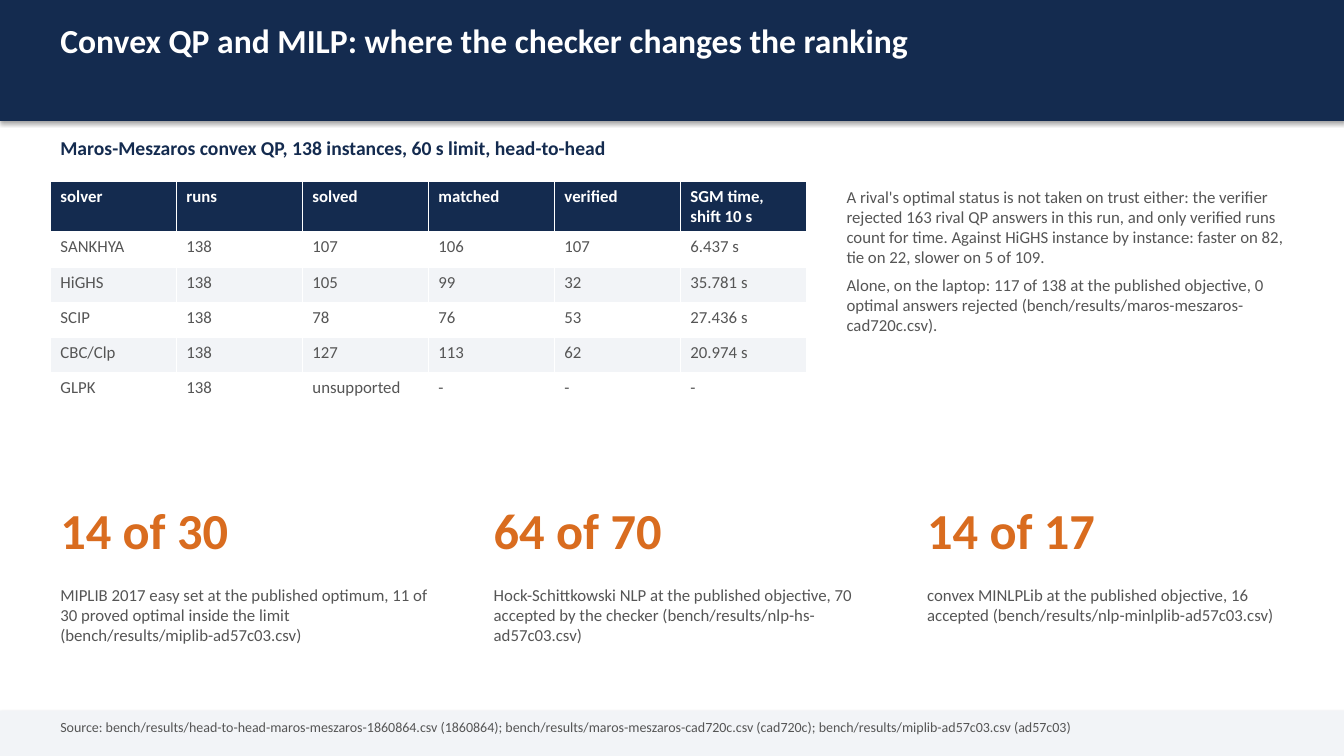
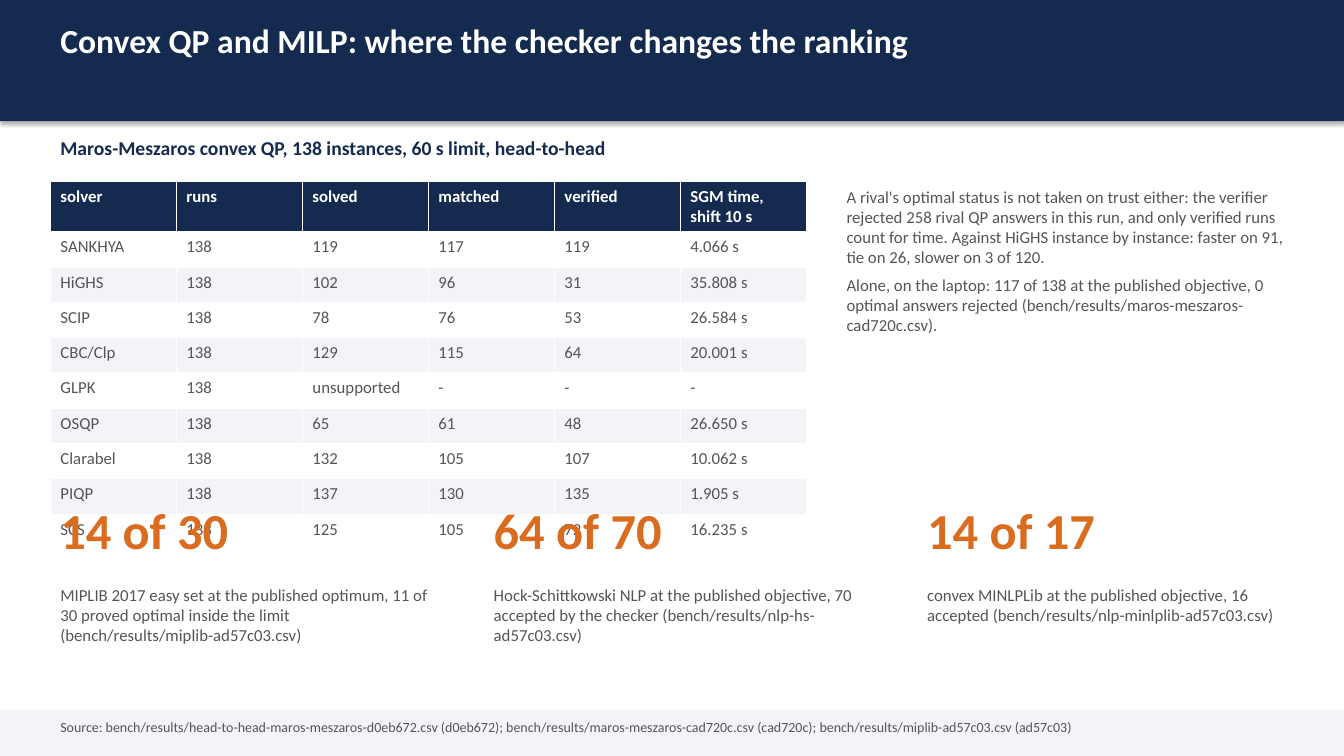
Before and after one commit to Bhumika-1432006/SANKHYA, a slide deck: slide 6 of docs/SANKHYA-deck.pptx. Drawn at 1344x756 pixels with LibreOffice and Linux fonts; fonts in the diff are those of the drawing. Boxes give left, top, right and bottom in pixels: in the first picture for what was removed or moved away, otherwise in the second. Text is boxed around its words. In the diff, an @@ line names an element or a change of style, - is before the commit and + after.

Commit message:
docs(report): REPORT.md, its PDF and the deck regenerated from the d0eb6729 head-to-head

```diff
--- a/docs/SANKHYA-deck.pptx
+++ b/docs/SANKHYA-deck.pptx
@@ table at bbox=[50, 181, 807, 543] @@
-row 2: SANKHYA | 138 | 107 | 106 | 107 | 6.437 s
+row 2: SANKHYA | 138 | 119 | 117 | 119 | 4.066 s
-row 3: HiGHS | 138 | 105 | 99 | 32 | 35.781 s
+row 3: HiGHS | 138 | 102 | 96 | 31 | 35.808 s
-row 4, column 6: 27.436 s
+row 4, column 6: 26.584 s
-row 5: CBC/Clp | 138 | 127 | 113 | 62 | 20.974 s
+row 5: CBC/Clp | 138 | 129 | 115 | 64 | 20.001 s
+row 7: OSQP | 138 | 65 | 61 | 48 | 26.650 s
+row 8: Clarabel | 138 | 132 | 105 | 107 | 10.062 s
+row 9: PIQP | 138 | 137 | 130 | 135 | 1.905 s
+row 10: SCS | 138 | 125 | 105 | 72 | 16.235 s
@@ text at bbox=[847, 191, 1283, 265]: text changed @@
-A rival's optimal status is not taken on trust either: the verifier rejected 163 rival QP answers in this run, and only verified runs count for time. Against HiGHS instance by instance: faster on 82, tie on 22, slower on 5 of 109.
+A rival's optimal status is not taken on trust either: the verifier rejected 258 rival QP answers in this run, and only verified runs count for time. Against HiGHS instance by instance: faster on 91, tie on 26, slower on 3 of 120.
@@ text at bbox=[60, 722, 1072, 735]: text changed @@
-Source: bench/results/head-to-head-maros-meszaros-1860864.csv (1860864); bench/results/maros-meszaros-cad720c.csv (cad720c); bench/results/miplib-ad57c03.csv (ad57c03)
+Source: bench/results/head-to-head-maros-meszaros-d0eb672.csv (d0eb672); bench/results/maros-meszaros-cad720c.csv (cad720c); bench/results/miplib-ad57c03.csv (ad57c03)
```
Also in this commit, not shown: 2 other files.
